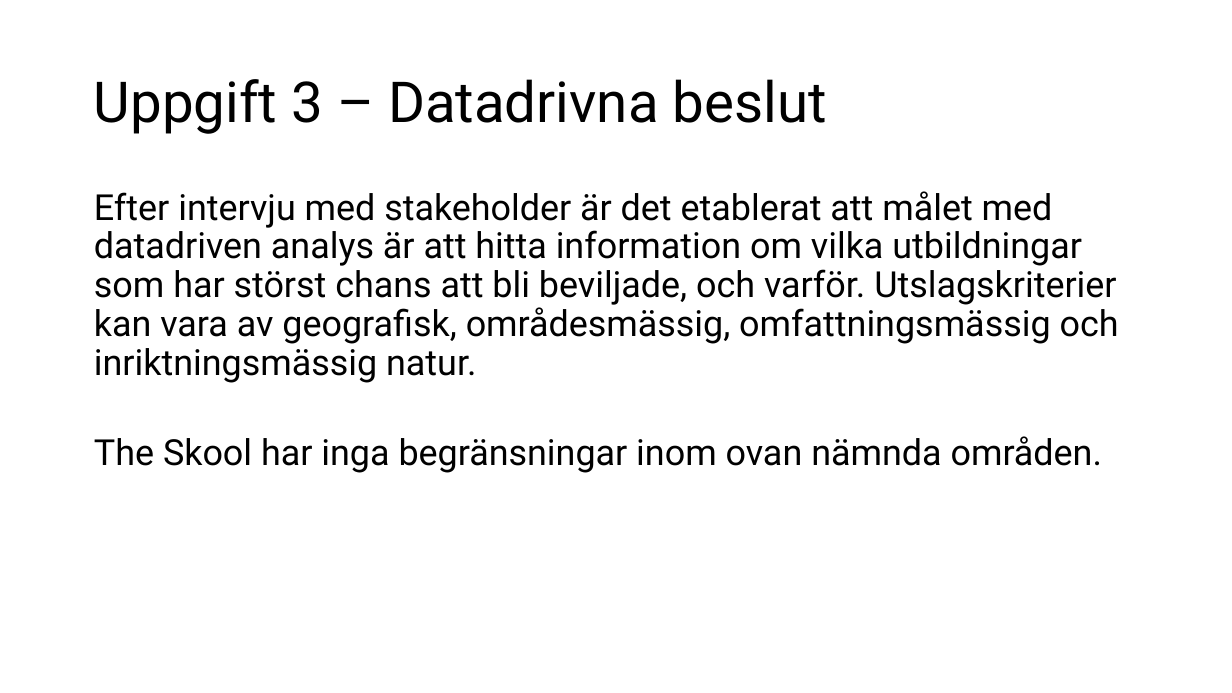
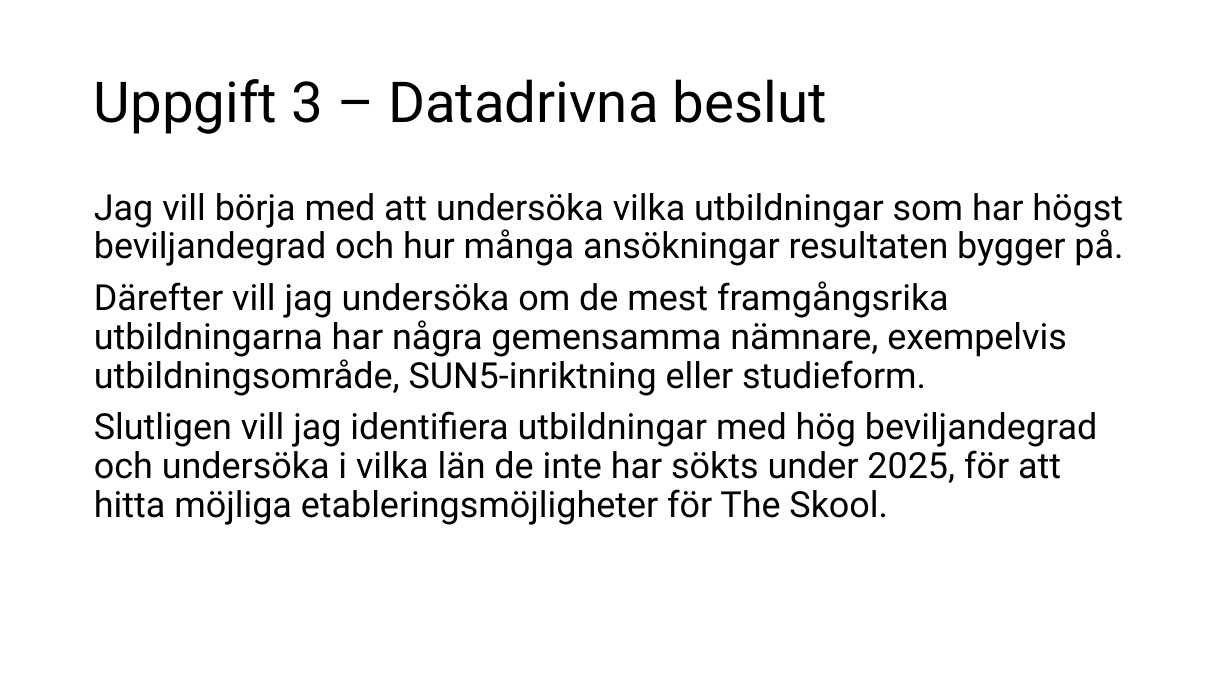
Before and after one commit to dosselicious/the_skool_jens_dossel, a slide deck: slide 13 of The Skool - Jens Dossel.pptx. Drawn at 1232x693 pixels with LibreOffice and Linux fonts; fonts in the diff are those of the drawing. Boxes give left, top, right and bottom in pixels: in the first picture for what was removed or moved away, otherwise in the second. Text is boxed around its words. In the diff, an @@ line names an element or a change of style, - is before the commit and + after.

Commit message:
ppt uppdaterad uppgift 3 A

```diff
--- a/The Skool - Jens Dossel.pptx
+++ b/The Skool - Jens Dossel.pptx
@@ text at [94, 193, 1123, 525]: text changed @@
-Efter intervju med stakeholder är det etablerat att målet med datadriven analys är att hitta information om vilka utbildningar som har störst chans att bli beviljade, och varför. Utslagskriterier kan vara av geografisk, områdesmässig, omfattningsmässig och inriktningsmässig natur.
-The Skool har inga begränsningar inom ovan nämnda områden.
+Jag vill börja med att undersöka vilka utbildningar som har högst beviljandegrad och hur många ansökningar resultaten bygger på.
+Därefter vill jag undersöka om de mest framgångsrika utbildningarna har några gemensamma nämnare, exempelvis utbildningsområde, SUN5-inriktning eller studieform.
+Slutligen vill jag identifiera utbildningar med hög beviljandegrad och undersöka i vilka län de inte har sökts under 2025, för att hitta möjliga etableringsmöjligheter för The Skool.
```
Also in this commit, not shown: 1 slide added.
